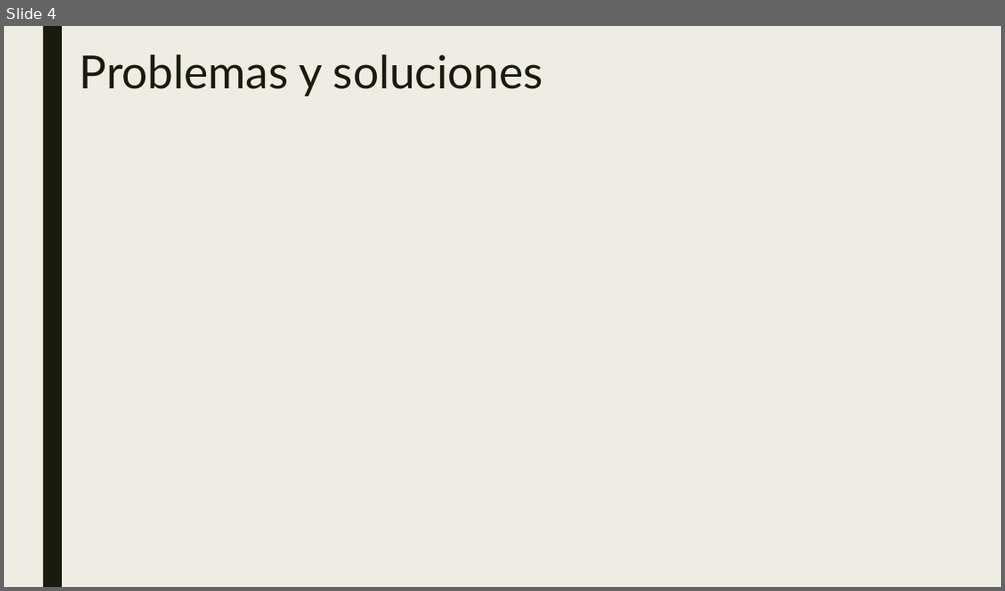
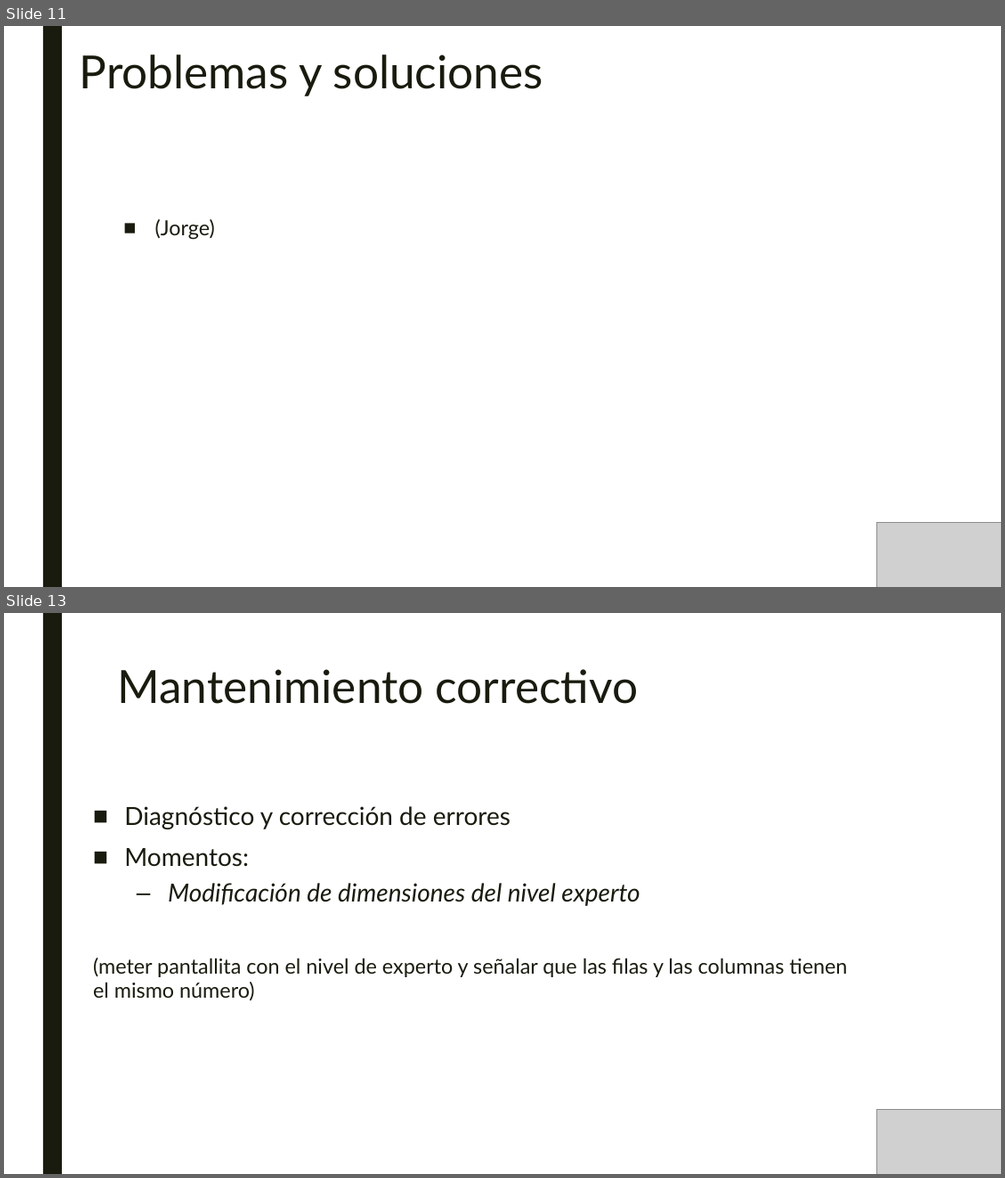
Before and after one commit to SombraJ/practicaAIS, a slide deck: Gestión de un proyecto Software.pptx. Shown one above the other, each under a label of ours: slide 4 before the commit, slides 11 and 13 after it; the slides between them are not shown. The pictures are 1005x591 and 1005x1178 pixels, drawn with LibreOffice and Linux fonts; fonts in the diff are those of the drawing; grey boxes stand for pictures. Boxes give left, top, right and bottom in pixels: in the first picture for what was removed or moved away, otherwise in the second. Text is boxed around its words. In the diff, an @@ line names an element or a change of style, - is before the commit and + after.

```diff
--- a/Gestión de un proyecto Software.pptx
+++ b/Gestión de un proyecto Software.pptx
@@ slide 13 added at (4,613,1001,1174), background #FFFFFF; not listed: 1 template element that a slide beside it also shows @@
@@ title added at (117,669,639,704), 44 pt, text #191B0E @@
+Mantenimiento correctivo
@@ text added at (93,806,847,1000), 20 pt, text #191B0E @@
+■ Diagnóstico y corrección de errores
+■ Momentos:
+  – Modificación de dimensiones del nivel experto
+(meter pantallita con el nivel de experto y señalar que las filas y las columnas tienen el mismo número)
@@ picture added at (877,1110,1001,1174) @@
@@ what was slide 4 is now slide 11 @@
@@ slide 11 changed as well @@
@@ background #EFEDE3 to #FFFFFF @@
@@ text added at (155,219,215,240), 20 pt, text #191B0E @@
+■ (Jorge)
@@ picture added at (877,523,1001,587) @@
```
Also in this commit, not shown: 3 other slides changed, 11 other slides added, 1 slide removed.
